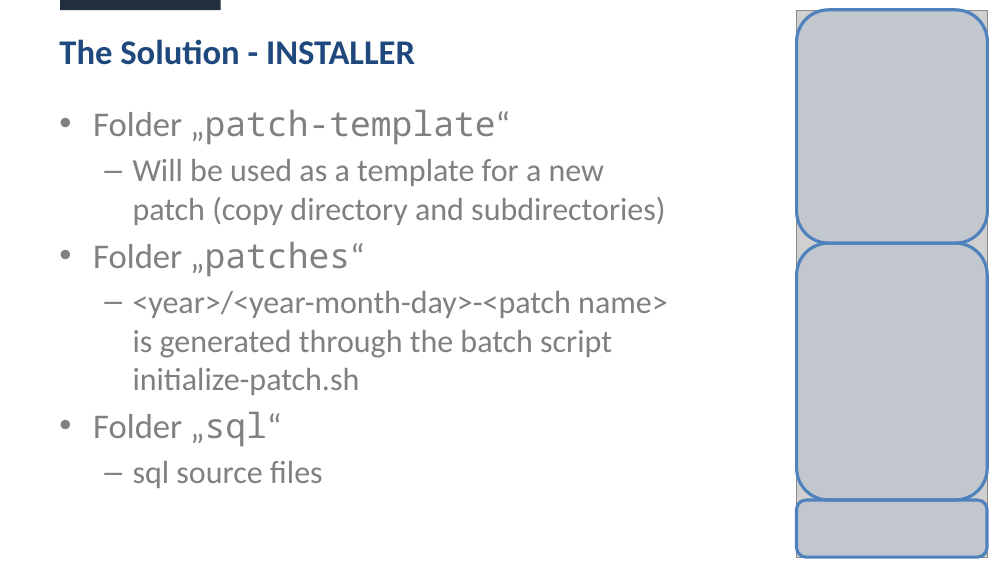
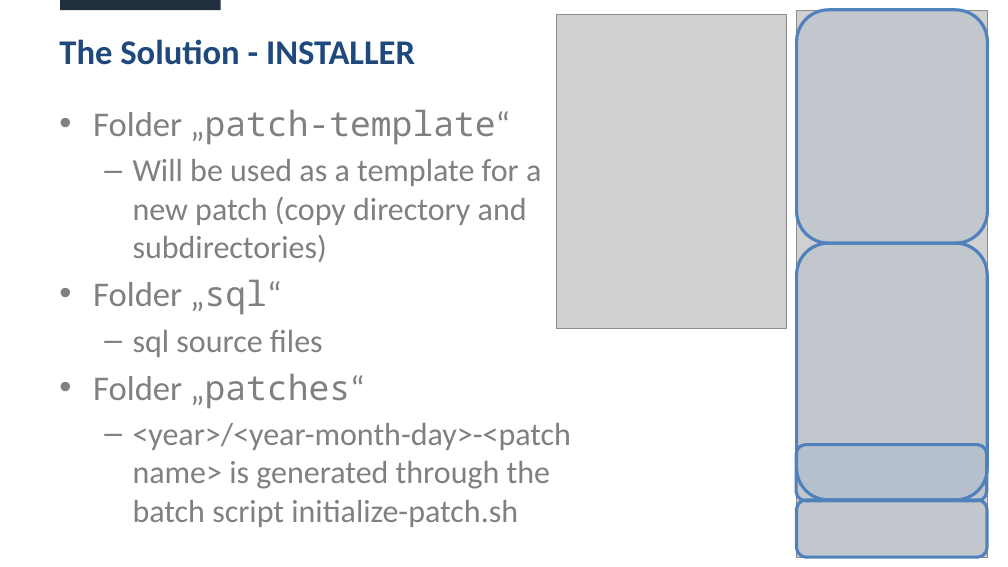
Before and after one commit to daust/opal-tools, a slide deck: slide 20 of src/doc/OPAL Tools.pptx (slide 19 before the commit). Drawn at 1008x567 pixels with LibreOffice and Linux fonts; fonts in the diff are those of the drawing; grey boxes stand for pictures. Boxes give left, top, right and bottom in pixels: in the first picture for what was removed or moved away, otherwise in the second. Text is boxed around its words. In the diff, an @@ line names an element or a change of style, - is before the commit and + after.

```diff
--- a/src/doc/OPAL Tools.pptx
+++ b/src/doc/OPAL Tools.pptx
@@ picture added at box(556, 14, 787, 328) @@
@@ text at box(93, 279, 323, 357): paragraphs added @@
+• Folder „sql“
+  – sql source files
@@ text at box(93, 411, 323, 488): paragraphs removed @@
-• Folder „sql“
-  – sql source files
@@ rounded rectangle added at box(796, 444, 986, 500), fill #4F81BD at 10% opacity, outline #4F81BD 6 pt @@
```
Also in this commit, not shown: 6 other slides changed, 2 slides added, 24 other files.
